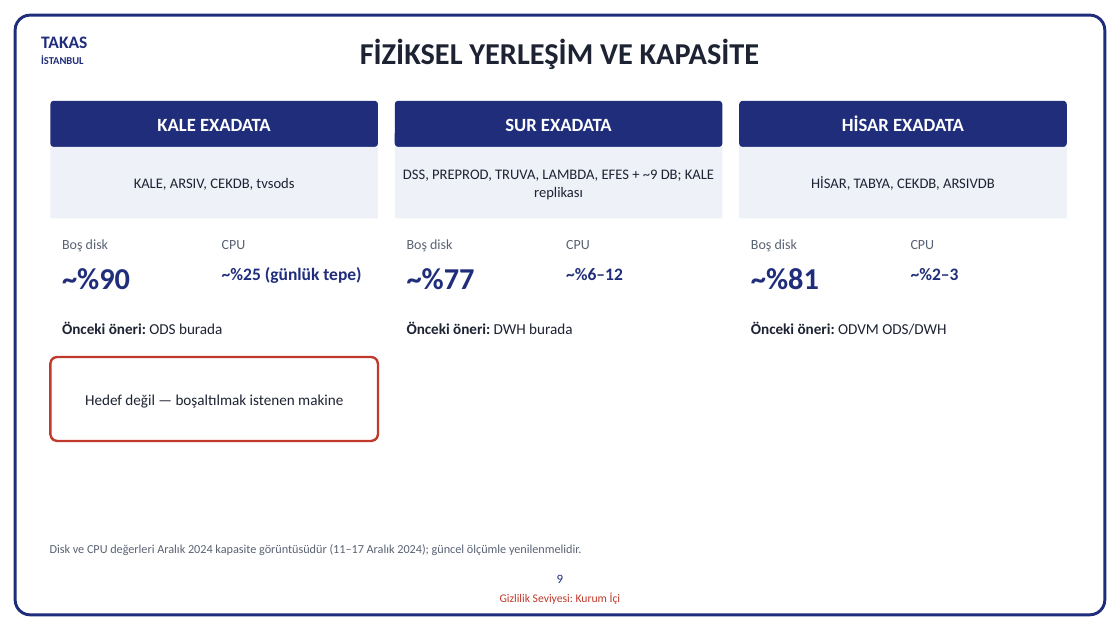
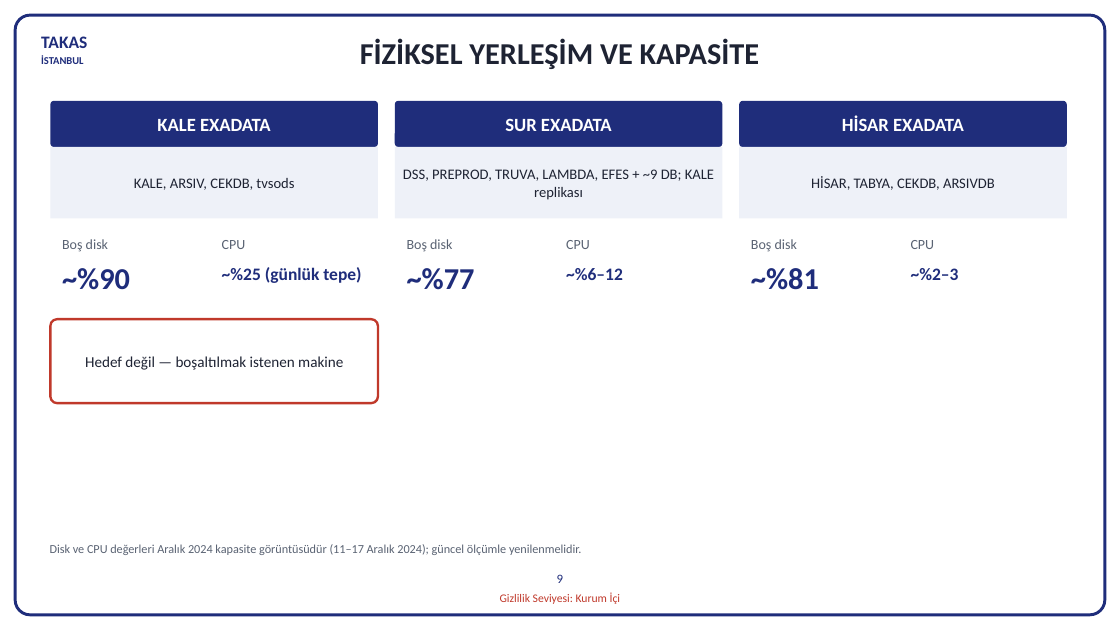
Before and after one commit to hanifidemirel0/Cursor-Projects, a slide deck: slide 9 of outputs/dwh-sunum-kasim-2026/5 - DWHSunum_Kasim2026.pptx. Drawn at 1120x630 pixels with LibreOffice and Linux fonts; fonts in the diff are those of the drawing. Boxes give left, top, right and bottom in pixels: in the first picture for what was removed or moved away, otherwise in the second. Text is boxed around its words. In the diff, an @@ line names an element or a change of style, - is before the commit and + after.

```diff
--- a/outputs/dwh-sunum-kasim-2026/5 - DWHSunum_Kasim2026.pptx
+++ b/outputs/dwh-sunum-kasim-2026/5 - DWHSunum_Kasim2026.pptx
@@ rounded rectangle "Hedef değil — boşaltılmak istenen ...": place and size @@
-rounded rectangle "Hedef değil — boşaltılmak istenen ..." at (50, 357, 378, 441)
+rounded rectangle "Hedef değil — boşaltılmak istenen ..." at (50, 319, 378, 403)
@@ text removed at (62, 321, 222, 334) @@
-Önceki öneri: ODS burada
@@ text removed at (407, 321, 572, 334) @@
-Önceki öneri: DWH burada
@@ text removed at (751, 321, 946, 335) @@
-Önceki öneri: ODVM ODS/DWH
```
Also in this commit, not shown: 2 other files.
